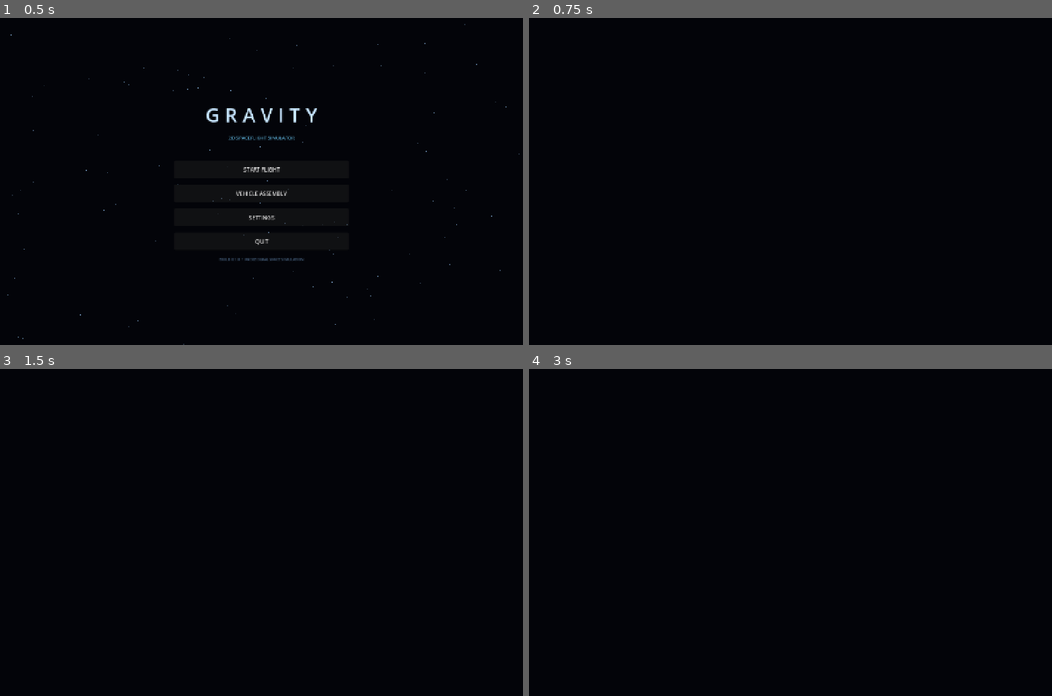
Above: before the commit, frames 1-4 (two rows, left to right).
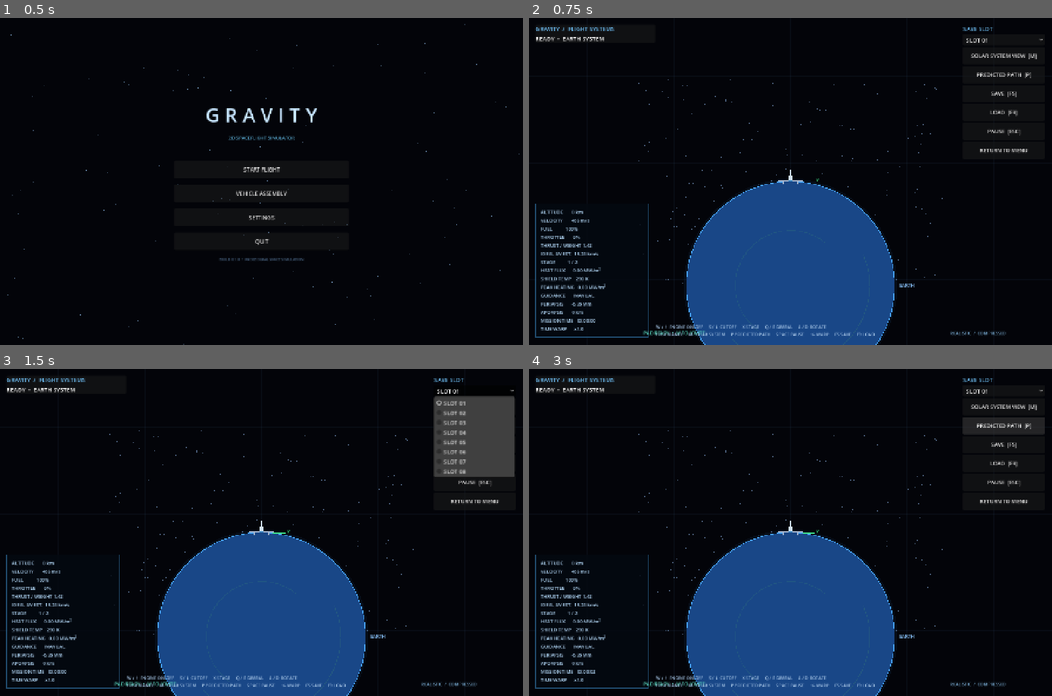
Above: after the commit, the same moments.

Repository: Blagos1195/Gravity-simulator
Game: Godot game, scene res://scenes/main.tscn
Two runs of this game, one before a commit and one after it. Both use one fixed random seed, a clock stepped at 60 frames per second and the inputs below.
Inputs (mouse positions are in pixels of both pictures, inside the frame that each line leads up to):
- Up to frame 1 (0.5 s): no input
- Up to frame 2 (0.75 s): click "START FLIGHT" at 0.5 s
- Up to frame 3 (1.5 s): click (475, 391) at 1.25 s, where only the run after the commit has a clickable "SLOT 01"
- Up to frame 4 (3 s): click (1004, 408) at 2 s, where only the run after the commit has a clickable "SOLAR SYSTEM VIEW [M]"; click (1004, 424) at 2.75 s, where only the run after the commit has a clickable "PREDICTED PATH [P]"

Frame 1 is identical in both runs. In frame 2, 20% of the frame differs, in the area x 1-99%, y 2-100%; in frame 3, 23%; in frame 4, 20%.
Error before the commit: Parse Error: Too many arguments for "minf()" call. Expected at most 2 but received 5. (res://scripts/simulation_view.gd:163)

Commit message:
Improve atmospheric heating and fix adaptive step limit

Diff:
--- a/Gravity/scripts/simulation_view.gd
+++ b/Gravity/scripts/simulation_view.gd
@@ -160,7 +160,7 @@
 	var active := _active_stage_data()
 	var engine_acceleration := _engine_thrust(altitude) / maxf(1.0, _current_vehicle_mass()) if thrust_key_down and fuel > 0.0 else 0.0
 	var thrust_limit := 0.08 * maxf(100.0, speed) / engine_acceleration if engine_acceleration > 0.01 else 0.25
-	return clampf(minf(0.25, orbital_limit, travel_limit, drag_limit, thrust_limit), 0.0005, 0.25)
+	return clampf(minf(minf(orbital_limit, travel_limit), minf(drag_limit, thrust_limit)), 0.0005, 0.25)
 
 func _engine_thrust(altitude: float) -> float:
 	var active := _active_stage_data()
@@ -190,15 +190,17 @@
 	return -direction * (drag_force / maxf(1.0, mass)) + lift_direction * (lift_force / maxf(1.0, mass))
 
 func _update_heating(dt: float, altitude: float, speed: float) -> void:
-	if altitude >= PlanetarySystem.ATMOSPHERE_HEIGHT:
-		heat_flux_mw = 0.0
-	else:
+	var heat_flux_w := 0.0
+	if altitude < PlanetarySystem.ATMOSPHERE_HEIGHT:
 		var density := PlanetarySystem.atmospheric_density(altitude)
-		heat_flux_mw = 1.83e-4 * sqrt(maxf(0.0, density)) * pow(speed, 3.0) / 1000000.0
+		var nose_radius := 0.5
+		heat_flux_w = 1.83e-4 * sqrt(maxf(0.0, density) / nose_radius) * pow(speed, 3.0)
+	heat_flux_mw = heat_flux_w / 1000000.0
 	peak_heat_flux_mw = maxf(peak_heat_flux_mw, heat_flux_mw)
-	var heating_rate := heat_flux_mw * 0.018
-	var cooling_rate := maxf(0.0, heat_shield_temperature - 290.0) * 0.0008
-	heat_shield_temperature = maxf(290.0, heat_shield_temperature + (heating_rate - cooling_rate) * dt)
+	var absorbed_flux := heat_flux_w * 0.15
+	var radiated_flux := 0.82 * 5.670374419e-8 * (pow(heat_shield_temperature, 4.0) - pow(290.0, 4.0))
+	var temperature_rate := (absorbed_flux - radiated_flux) / 60000.0
+	heat_shield_temperature = maxf(290.0, heat_shield_temperature + temperature_rate * dt)
 
 func _separate_stage() -> void:
 	if stage_index >= rocket_stages.size() - 1:
